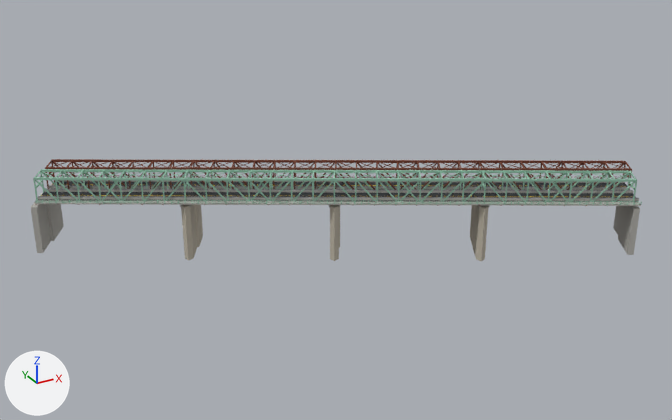
An edit to the glTF model scenery-edmonton-bridges/PackageSources/modelLib/br_r13_low_level/br_r13_low_level.gltf, drawn before and after from the same camera.
One viewpoint serves both versions: a 50 mm camera at (-149.0, -272.0, 147.0) aimed at (3.0, 4.0, 9.0). The lights are fixed; the arrows at lower left show +X, +Y and +Z. The first picture is the older version. Vertices at exactly the same position are counted once.

Names of what the first picture shows: 'br_r13_low_level'.
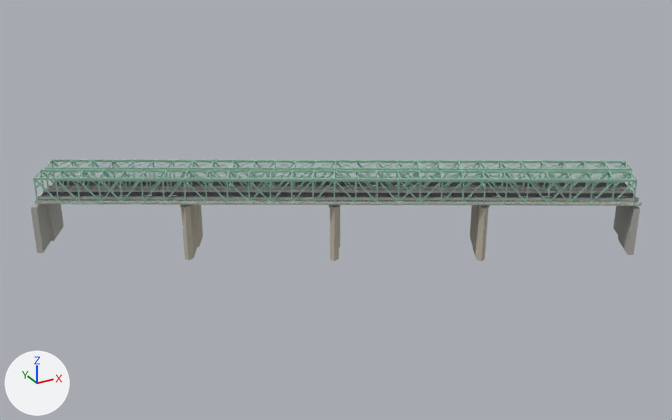
Pixel boxes [x1, y1, x2, y2] of what changed, in the pictures (672 x 420 px):
part 1 of me_br_r13_low_level, reshaped
    both: [98, 185, 569, 197]
part 2 of me_br_r13_low_level, surface changed (lighter)
    both: [45, 159, 632, 206]

What the commit changed:
me_br_r13_low_level is used by ob_br_r13_low_level; location (0.0, 0.0, 0.0).
me_br_r13_low_level had 7600 vertices, 12904 faces and spanned x -98.0..104.0, y -59.0..67.0, z -6.0..25.0.
me_br_r13_low_level now has 7928 vertices, 13184 faces and spans x -98.0..104.0, y -59.0..67.0, z -6.0..25.0.
me_br_r13_low_level part 1: 56 vertices removed from x -93.0..99.0, y -53.0..60.0, z 17.0; 384 vertices added at x -92.0..98.0, y -51.0..60.0, z 17.0.
me_br_r13_low_level part 2: 6325 kept faces spanning x -96.0..103.0, y -57.0..66.0, z 15.0..25.0 get new texture (UV) coordinates.
